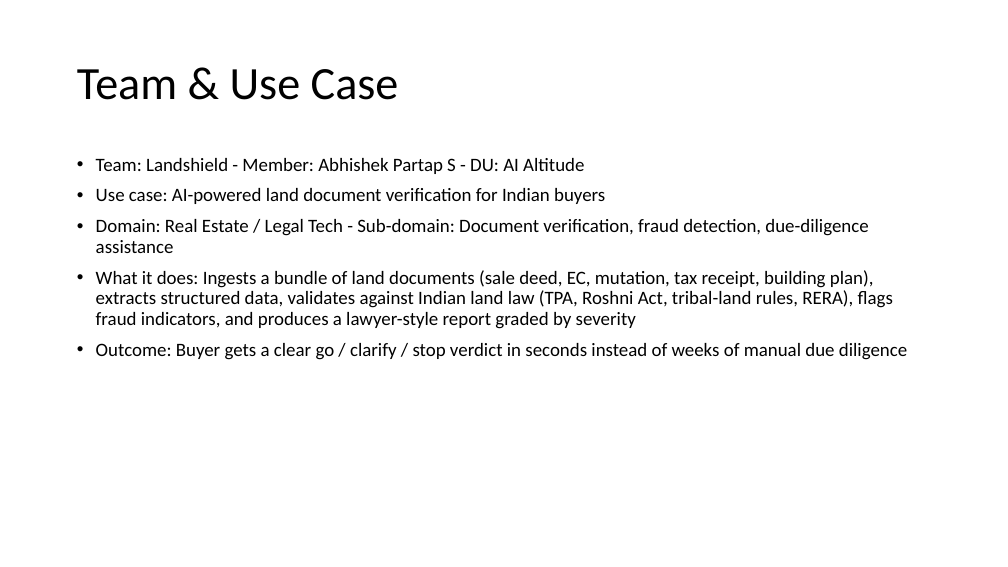
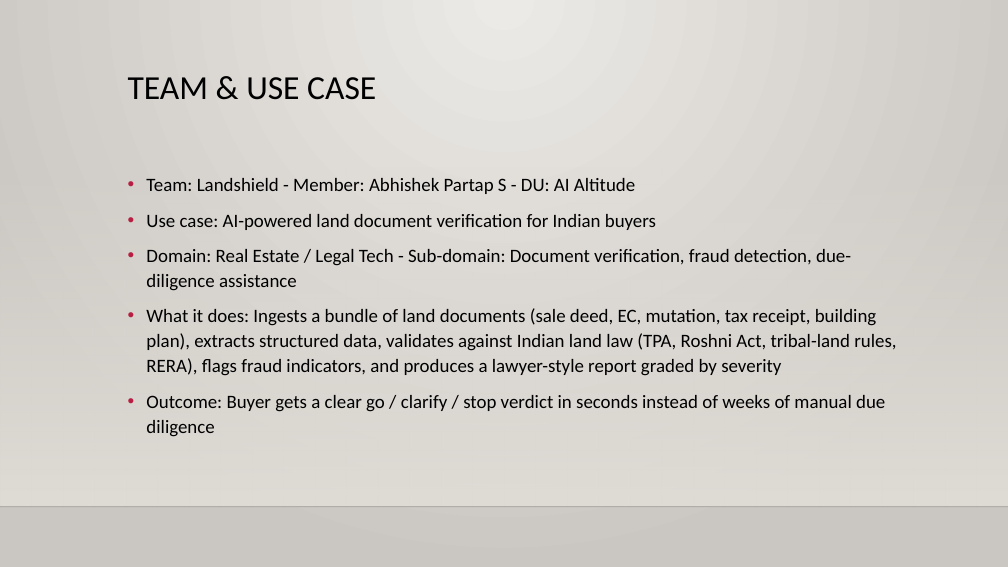
Before and after one commit to abhi88000/land-fraud-detection, a slide deck: slide 2 of docs/deck/Landshield-Deck.pptx. Drawn at 1008x567 pixels with LibreOffice and Linux fonts; fonts in the diff are those of the drawing; background and template pictures are left out. Boxes give left, top, right and bottom in pixels: in the first picture for what was removed or moved away, otherwise in the second. Text is boxed around its words. In the diff, an @@ line names an element or a change of style, - is before the commit and + after.

Commit message:
style(deck): apply professional navy+slate+gold palette and auto-apply Gallery theme

```diff
--- a/docs/deck/Landshield-Deck.pptx
+++ b/docs/deck/Landshield-Deck.pptx
@@ background #FFFFFF to gradient #ECEAE7 to #CAC7C1 @@
@@ title "TEAM & USE CASE" at (128,77,376,100): vertical alignment middle to top @@
@@ title at (128,77,376,100): text changed; size 44 to 32 pt @@
-Team & Use Case
+TEAM & USE CASE
@@ rectangle added at (0,167,1008,507), fill gradient #DFDBD5 @@
@@ text "Team: Landshield - Member: Abhishek ...": place and size @@
-text "Team: Landshield - Member: Abhishek ..." at (96,158,907,360)
+text "Team: Landshield - Member: Abhishek ..." at (146,178,896,437)
@@ text "Team: Landshield - Member: Abhishek ..." at (146,178,896,437): line spacing 0.9 to 1.1 @@
@@ line added from (0, 507) to (1008, 507), #000001 1 pt @@
```
Also in this commit, not shown: 11 other slides changed, 1 other file.
